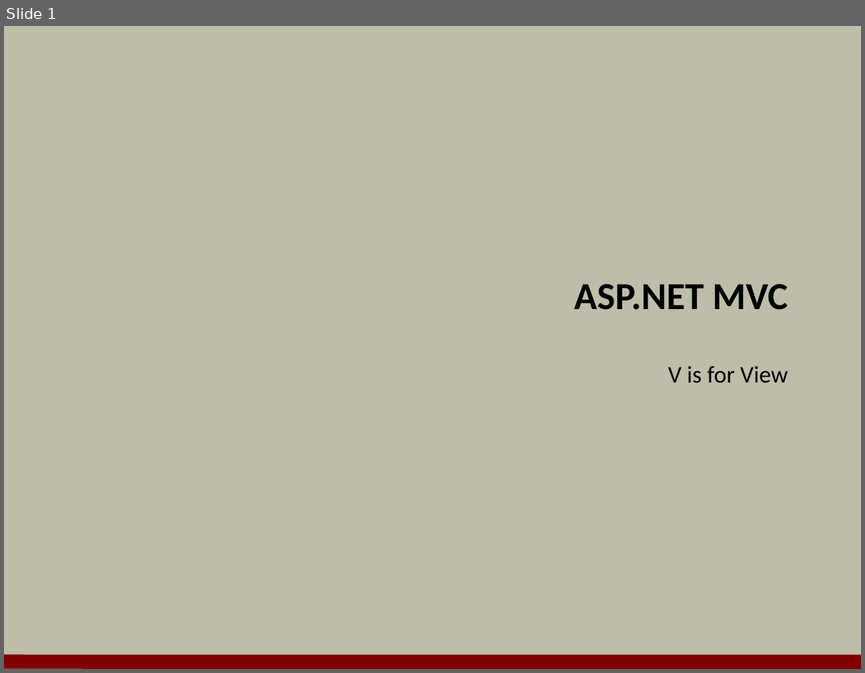
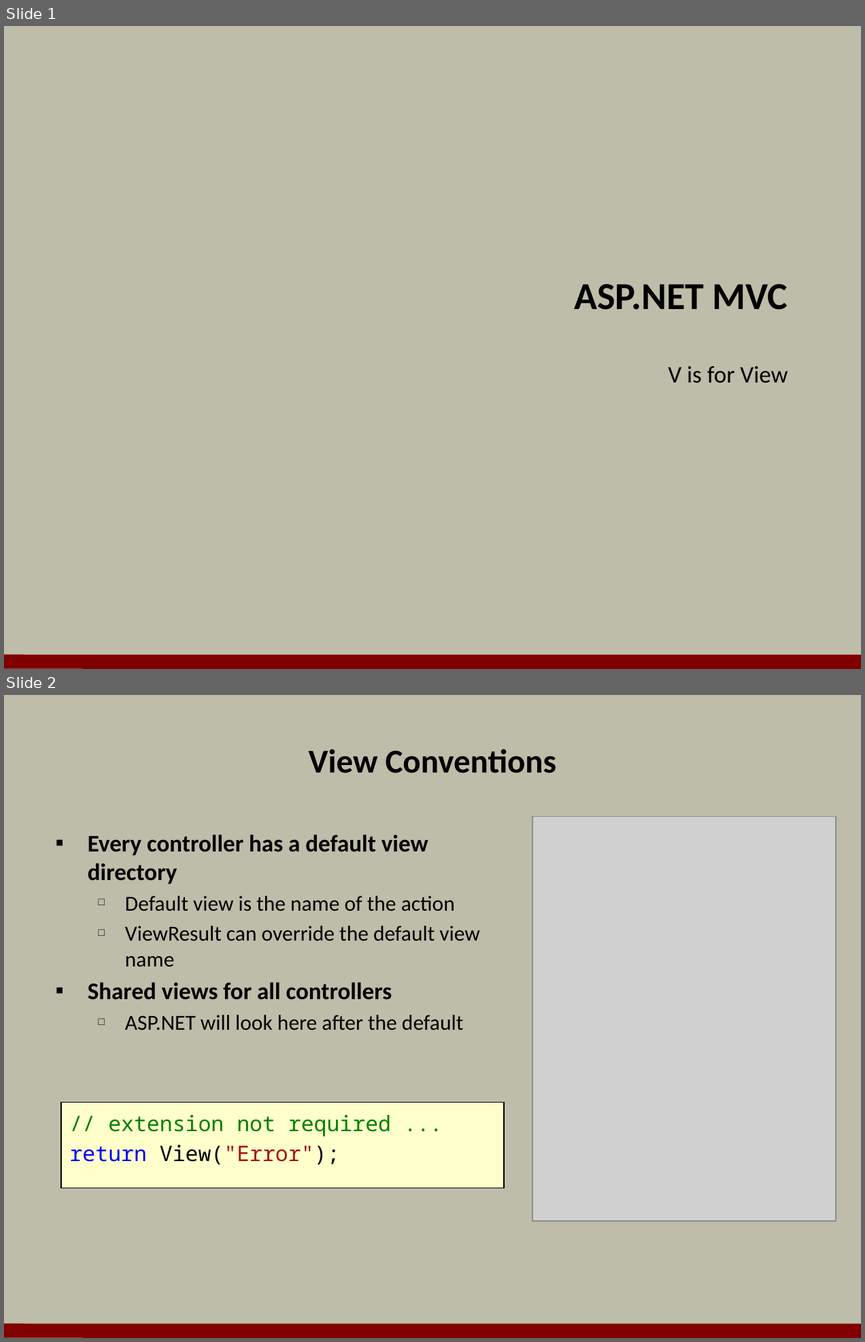
Before and after one commit to OdeToCode/classes, a slide deck: aspnet5/slides/05_ModelsViews.pptx. Shown one above the other, each under a label of ours: slide 1 before the commit, slides 1 and 2 after it. The pictures are 865x673 and 865x1342 pixels, drawn with LibreOffice and Linux fonts; fonts in the diff are those of the drawing; grey boxes stand for pictures; background and template pictures are left out. Boxes give left, top, right and bottom in pixels: in the first picture for what was removed or moved away, otherwise in the second. Text is boxed around its words. In the diff, an @@ line names an element or a change of style, - is before the commit and + after.

```diff
--- a/aspnet5/slides/05_ModelsViews.pptx
+++ b/aspnet5/slides/05_ModelsViews.pptx
@@ slide 2 added at box(4, 695, 861, 1338), background #BDBDA9; not listed: 1 template element that a slide beside it also shows @@
@@ title added at box(309, 749, 557, 773), 28 pt, text #000000, bold @@
+View Conventions
@@ picture added at box(532, 817, 836, 1221) @@
@@ text added at box(88, 834, 479, 1030), 18 pt, text #000000 @@
+▪ Every controller has a default view directory
+  □ Default view is the name of the action
+  □ ViewResult can override the default view name
+▪ Shared views for all controllers
+  □ ASP.NET will look here after the default
@@ rectangle added at box(61, 1102, 504, 1187), fill #FFFFCC, outline #000000 0.75 pt, 18 pt, text #008000 @@
+// extension not required ...
+return View("Error");
```
Also in this commit, not shown: 19 other slides added.
